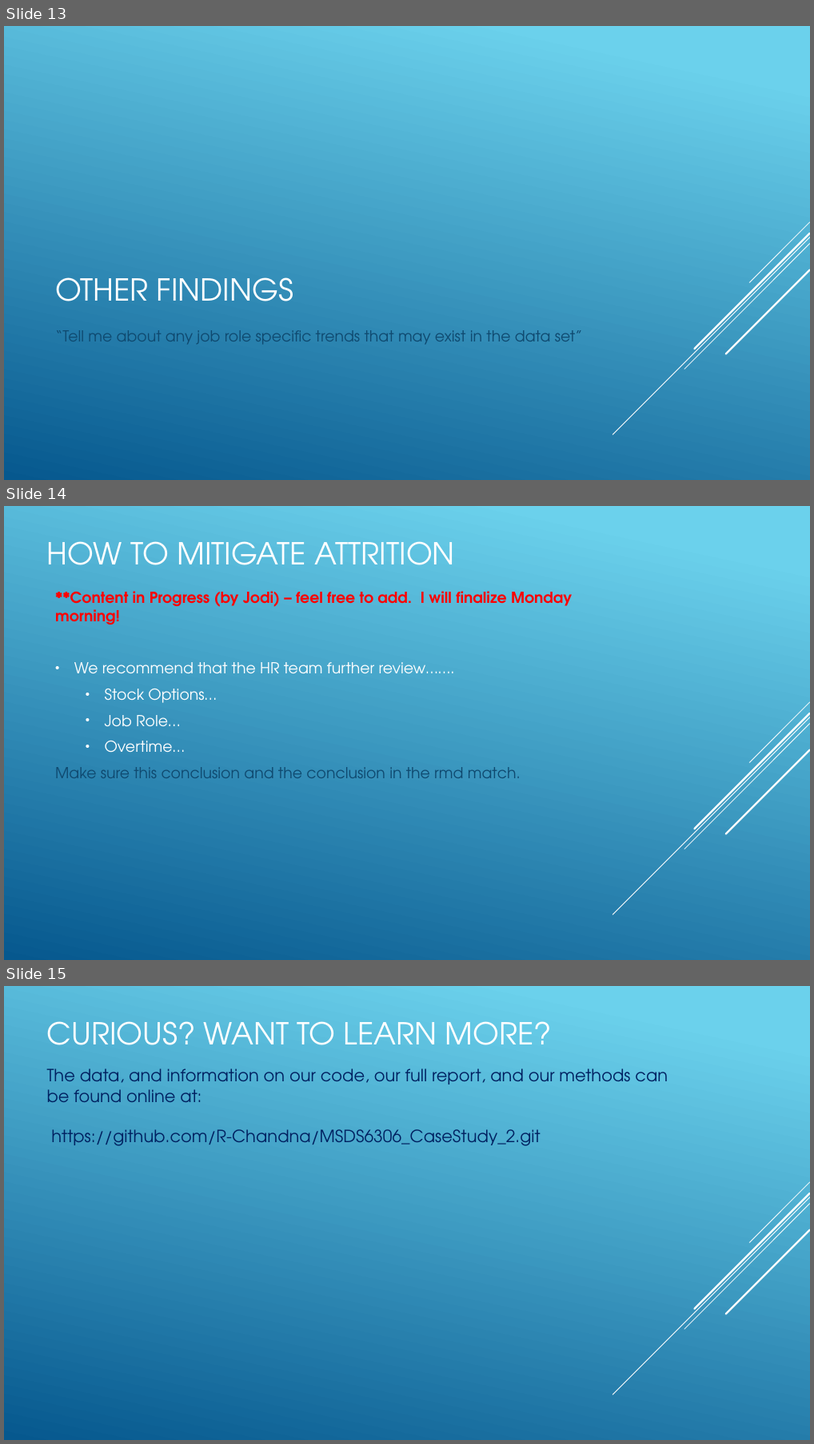
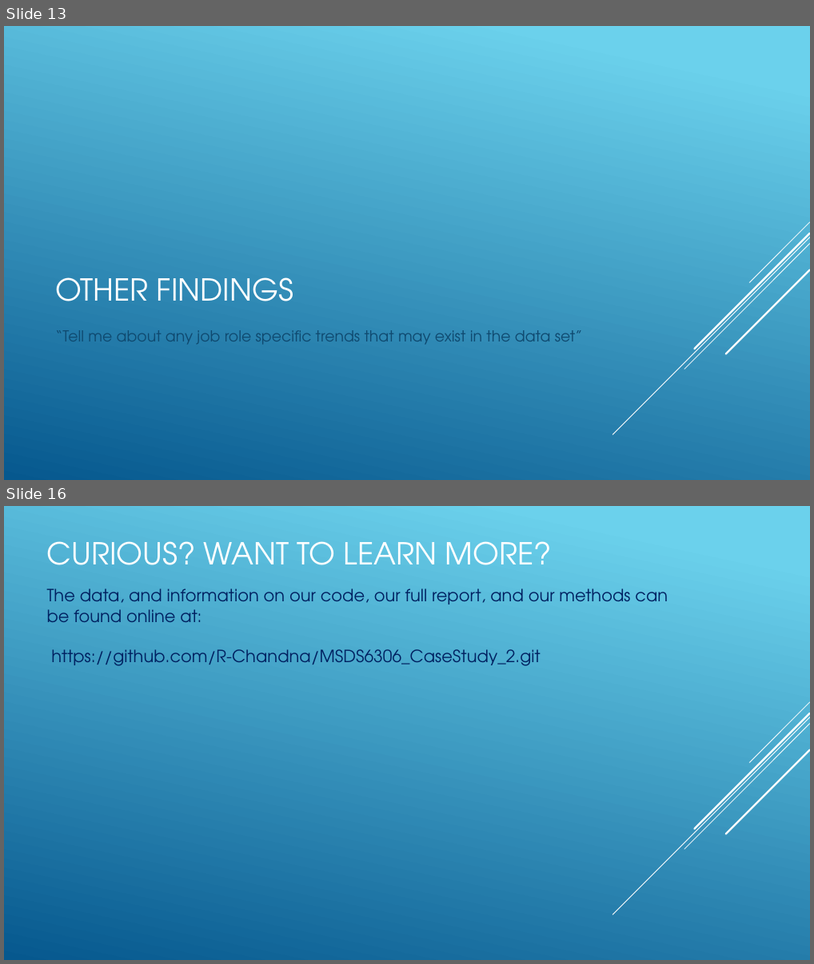
Before and after one commit to R-Chandna/MSDS6306_CaseStudy_2, a slide deck: Attrition_Case_Study_2_pptx_TAJAR_IP.pptx. Shown one above the other, each under a label of ours: slides 13, 14 and 15 before the commit, slides 13 and 16 after it; the slides between them are not shown. The pictures are 814x1444 and 814x964 pixels, drawn with LibreOffice and Linux fonts; fonts in the diff are those of the drawing. Boxes give left, top, right and bottom in pixels: in the first picture for what was removed or moved away, otherwise in the second. Text is boxed around its words. In the diff, an @@ line names an element or a change of style, - is before the commit and + after.

Commit message:
Jodi Edits to PP and Deliverable

```diff
--- a/Attrition_Case_Study_2_pptx_TAJAR_IP.pptx
+++ b/Attrition_Case_Study_2_pptx_TAJAR_IP.pptx
@@ slide 14 removed at <box>4,506,810,960</box>, background gradient #6ED2EB to #06588E; not listed: 5 template elements that a slide beside it also shows @@
@@ title removed at <box>47,541,455,565</box> @@
-HOW TO MITIGATE ATTRITION
@@ text removed at <box>55,591,572,778</box> @@
-**Content in Progress (by Jodi) – feel free to add. I will finalize Monday morning!
-• We recommend that the HR team further review…….
-  • Stock Options…
-  • Job Role…
-  • Overtime…
-Make sure this conclusion and the conclusion in the rmd match.
@@ what was slide 15 is now slide 16 @@
```
Also in this commit, not shown: 3 slides added, 1 other slide removed, 5 other files.
